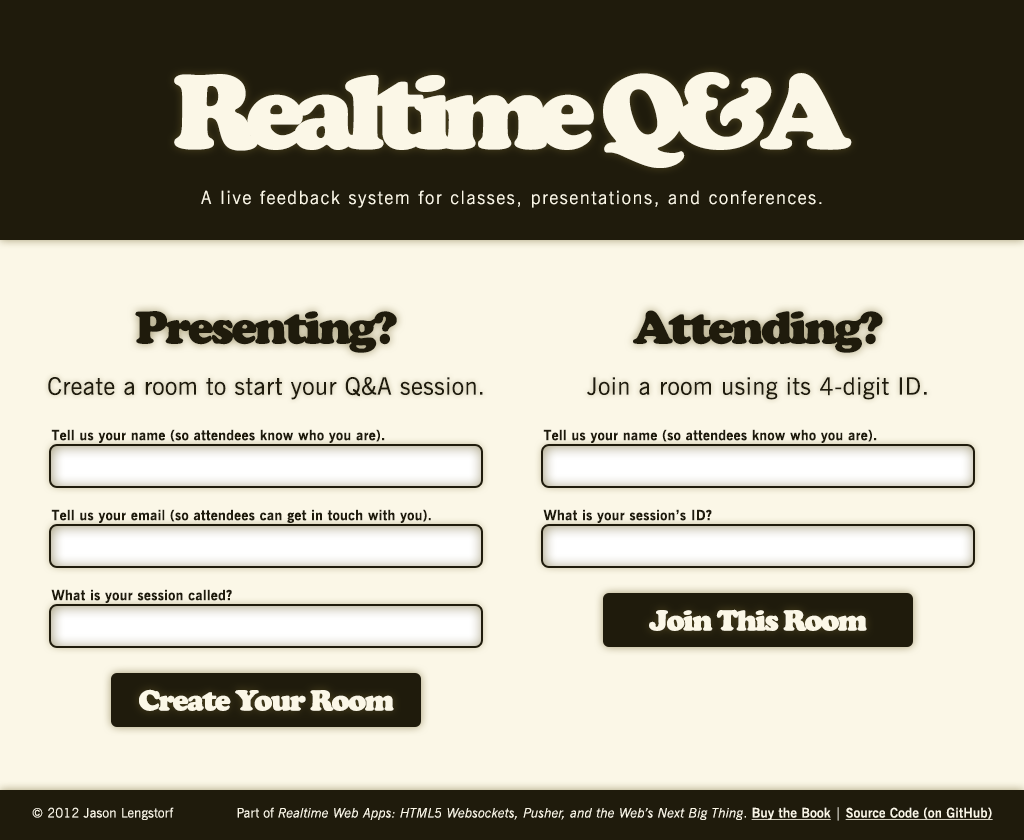
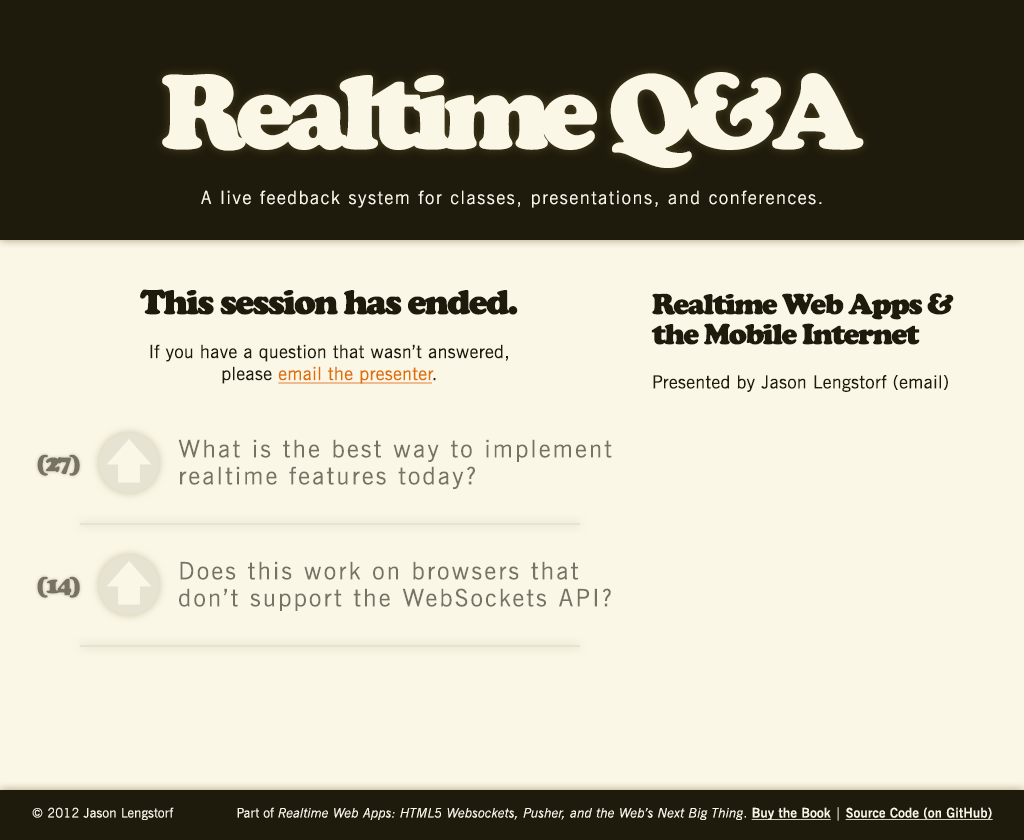
Layered file, before and after one edit (w=1024, h=840). Changes by layer:
painted on "Realtime Q&A" over bbox(162, 72, 864, 168)
hid group "Presenting" (14 layers) over bbox(48, 311, 483, 727)
hid group "Attending?" (1st of 2) (11 layers) over bbox(543, 310, 973, 647)
showed "Realtime Web Apps & the Mobile Internet" over bbox(651, 293, 954, 345)
showed "Presented by Jason Lengstorf (email)" over bbox(653, 375, 948, 392)
showed "This session has ended." over bbox(140, 289, 518, 315)
showed "If you have a question that wasn’t answered, please email the p" over bbox(150, 344, 508, 384)
showed "(27)" over bbox(37, 454, 80, 476)
showed "Shape 1" (1st of 2, in "Questions Column" › "Question 1" › "Vote Up") over bbox(106, 439, 152, 483)
showed "Ellipse 1" (1st of 2, in "Questions Column" › "Question 1" › "Vote Up") over bbox(99, 433, 159, 493)
showed "Rectangle 1" (1st of 2, in "Questions Column" › "Question 1") over bbox(80, 523, 580, 525)
showed "What is the best way to implement realtime features today?" over bbox(178, 439, 612, 489)
showed "(14)" over bbox(37, 576, 80, 598)
showed "Shape 1" (2nd of 2, in "Questions Column" › "Question 2" › "Vote Up") over bbox(106, 561, 152, 605)
showed "Ellipse 1" (2nd of 2, in "Questions Column" › "Question 2" › "Vote Up") over bbox(99, 555, 159, 615)
showed "Rectangle 1" (2nd of 2, in "Questions Column" › "Question 2") over bbox(80, 645, 580, 647)
showed "Does this work on browsers that don’t support the WebSockets AP" over bbox(179, 561, 611, 611)
